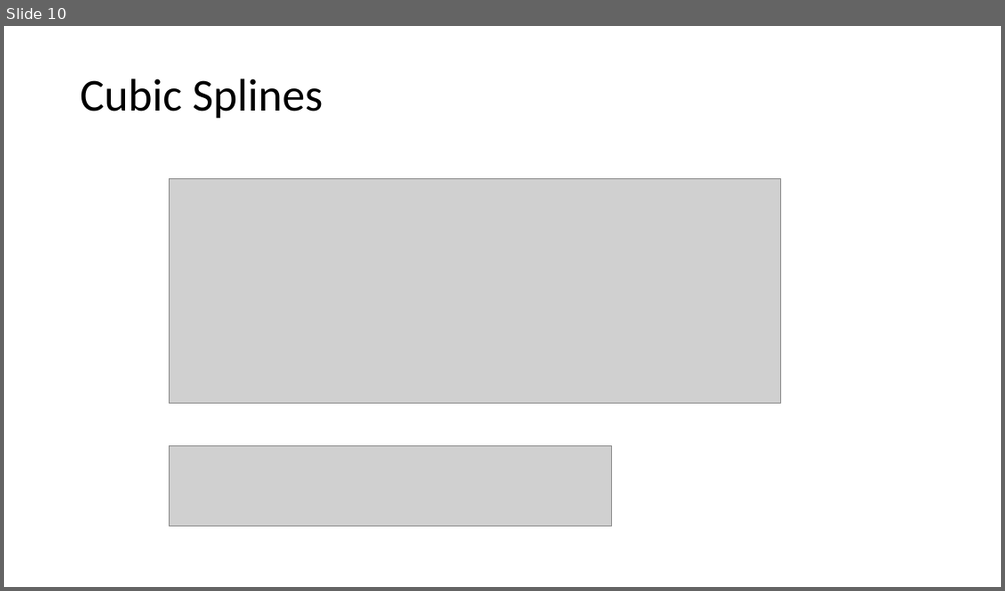
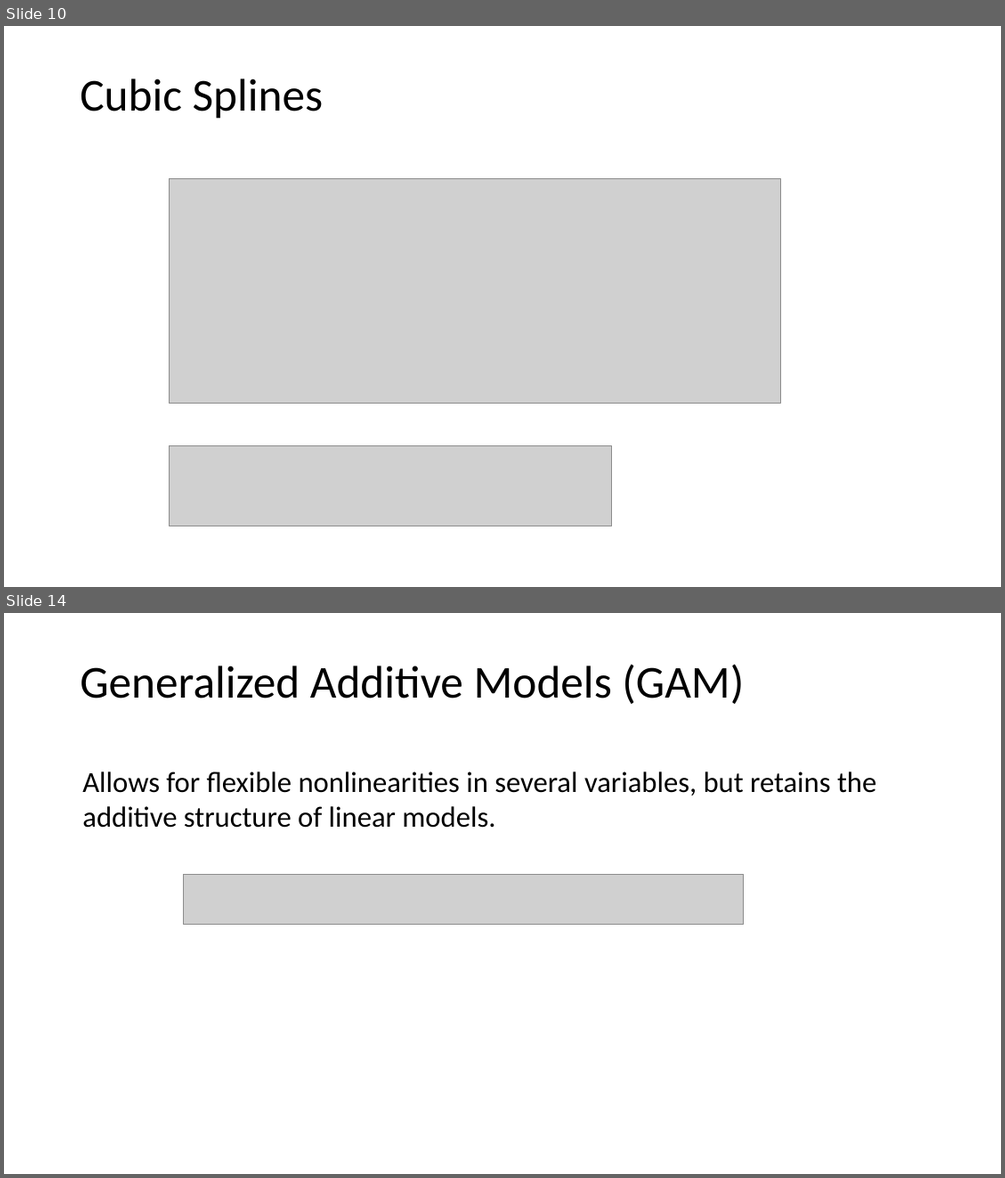
Before and after one commit to tianzheng4/tianzheng4.github.io, a slide deck: _umkc-teaching/slides/Lecture8.pptx. Shown one above the other, each under a label of ours: slide 10 before the commit, slides 10 and 14 after it; the slides between them are not shown. The pictures are 1005x591 and 1005x1178 pixels, drawn with LibreOffice and Linux fonts; fonts in the diff are those of the drawing; grey boxes stand for pictures. Boxes give left, top, right and bottom in pixels: in the first picture for what was removed or moved away, otherwise in the second. Text is boxed around its words. In the diff, an @@ line names an element or a change of style, - is before the commit and + after.

```diff
--- a/_umkc-teaching/slides/Lecture8.pptx
+++ b/_umkc-teaching/slides/Lecture8.pptx
@@ slide 14 added at box(4, 613, 1001, 1174), background #FFFFFF @@
@@ title added at box(80, 664, 744, 704), 44 pt, text #000000 @@
+Generalized Additive Models (GAM)
@@ text added at box(82, 771, 876, 827), 28 pt, text #000000 @@
+Allows for flexible nonlinearities in several variables, but retains the additive structure of linear models.
@@ picture added at box(183, 874, 744, 925) @@
```
Also in this commit, not shown: 6 other slides added.
